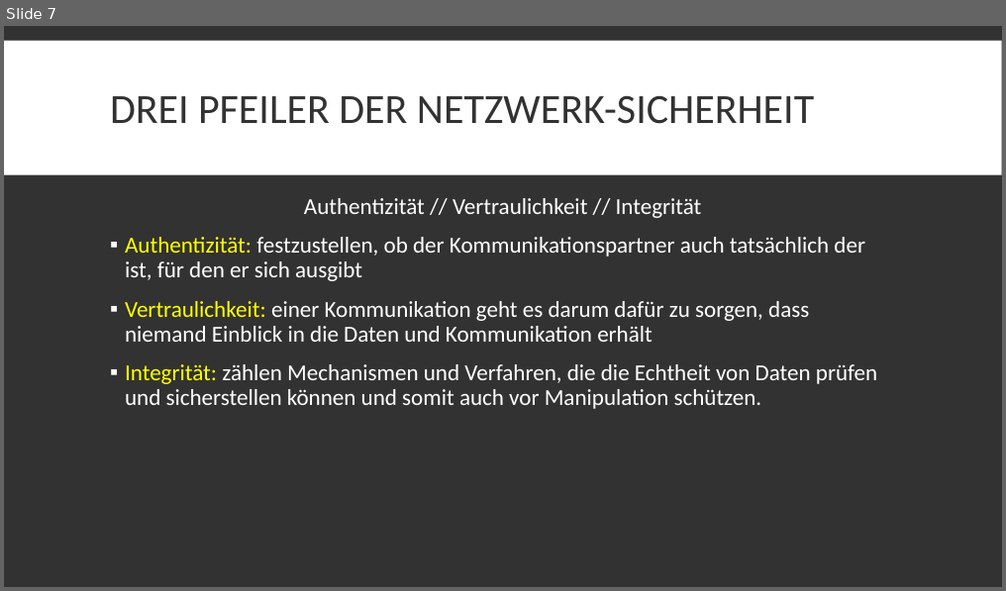
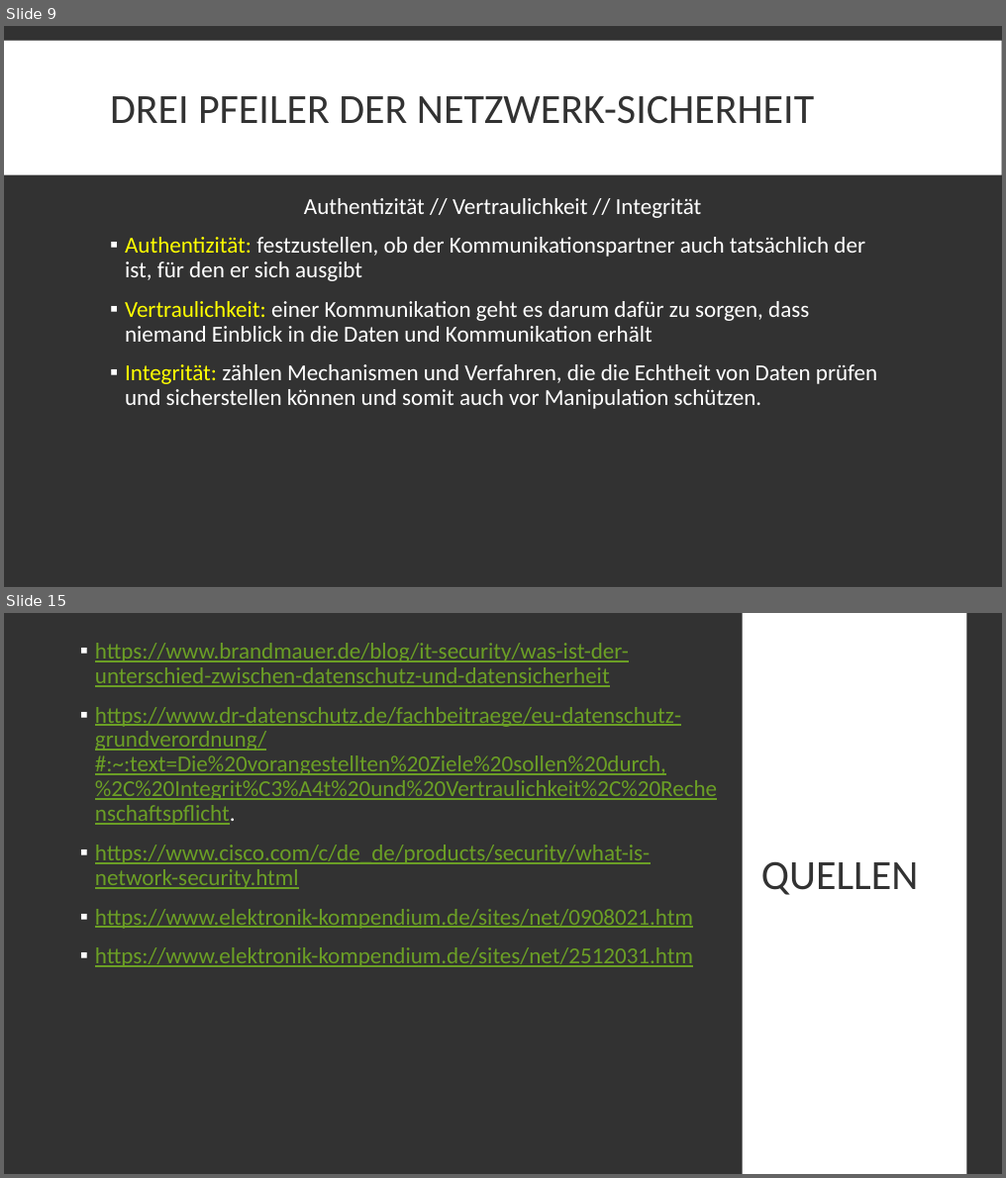
Before and after one commit to DerM0narch/TA_ITECH, a slide deck: Datenschutz_Netzwerksicherheit.pptx. Shown one above the other, each under a label of ours: slide 7 before the commit, slides 9 and 15 after it; the slides between them are not shown. The pictures are 1006x591 and 1006x1178 pixels, drawn with LibreOffice and Linux fonts; fonts in the diff are those of the drawing. Boxes give left, top, right and bottom in pixels: in the first picture for what was removed or moved away, otherwise in the second. Text is boxed around its words. In the diff, an @@ line names an element or a change of style, - is before the commit and + after.

```diff
--- a/Datenschutz_Netzwerksicherheit.pptx
+++ b/Datenschutz_Netzwerksicherheit.pptx
@@ slide 15 added at <box>4,613,1002,1174</box>, background #323232 @@
@@ rectangle added at <box>743,613,966,1174</box>, fill #FFFFFF @@
@@ text added at <box>95,643,717,967</box>, 22 pt, text #6B9F25, underline @@
+▪ https://www.brandmauer.de/blog/it-security/was-ist-der-unterschied-zwischen-datenschutz-und-datensicherheit
+▪ https://www.dr-datenschutz.de/fachbeitraege/eu-datenschutz-grundverordnung/#:~:text=Die%20vorangestellten%20Ziele%20sollen%20durch,%2C%20Integrit%C3%A4t%20und%20Vertraulichkeit%2C%20Rechenschaftspflicht.
+▪ https://www.cisco.com/c/de_de/products/security/what-is-network-security.html
+▪ https://www.elektronik-kompendium.de/sites/net/0908021.htm
+▪ https://www.elektronik-kompendium.de/sites/net/2512031.htm
@@ title added at <box>761,861,918,895</box>, 40 pt, text #323232 @@
+QUELLEN
@@ what was slide 7 is now slide 9 @@
```
Also in this commit, not shown: 3 slides changed, 6 other slides added, 1 other file.
